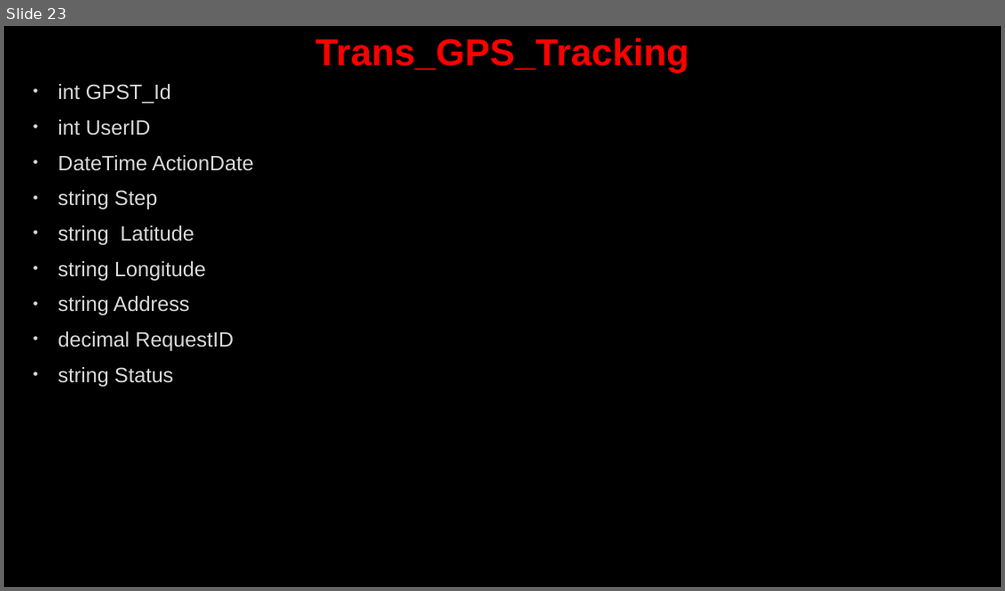
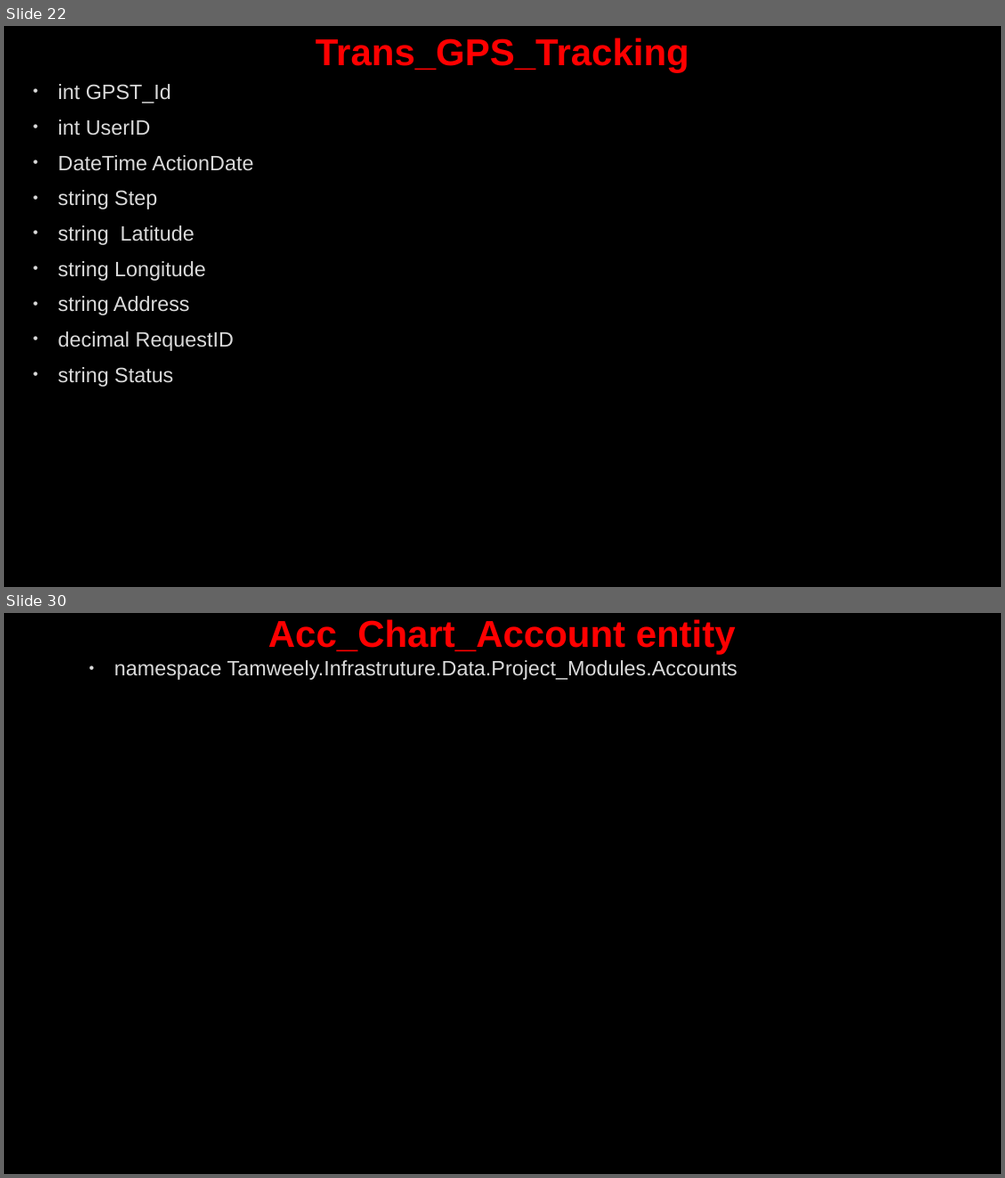
Before and after one commit to AhmedMohamedSamir1/Summary, a slide deck: Dot Net/Business.pptx. Shown one above the other, each under a label of ours: slide 23 before the commit, slides 22 and 30 after it; the slides between them are not shown. The pictures are 1005x591 and 1005x1178 pixels, drawn with LibreOffice and Linux fonts; fonts in the diff are those of the drawing; background and template pictures are left out. Boxes give left, top, right and bottom in pixels: in the first picture for what was removed or moved away, otherwise in the second. Text is boxed around its words. In the diff, an @@ line names an element or a change of style, - is before the commit and + after.

```diff
--- a/Dot Net/Business.pptx
+++ b/Dot Net/Business.pptx
@@ slide 30 added at (4, 613, 1001, 1174), background picture (left out) @@
@@ title added at (268, 619, 736, 654), 36 pt, text #FF0000, bold @@
+Acc_Chart_Account entity
@@ text added at (114, 660, 737, 680), 20 pt, text #DADADA @@
+• namespace Tamweely.Infrastruture.Data.Project_Modules.Accounts
@@ what was slide 23 is now slide 22 @@
```
Also in this commit, not shown: 3 slides changed, 9 other slides added, 3 other files.
